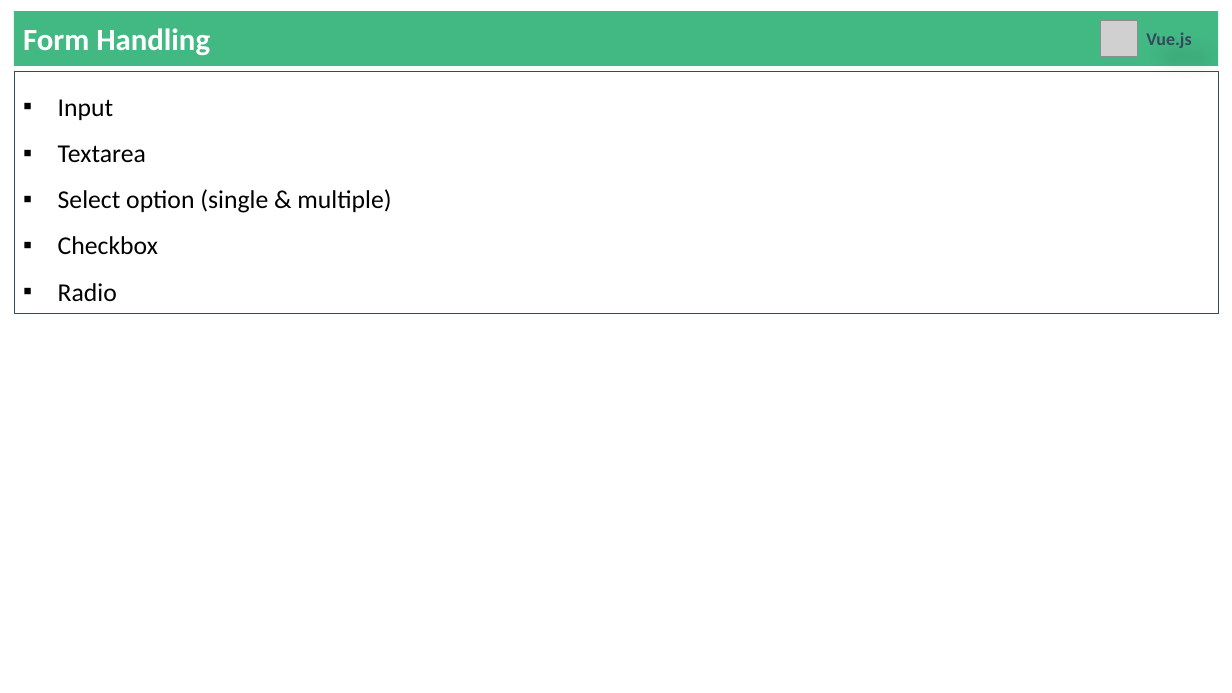
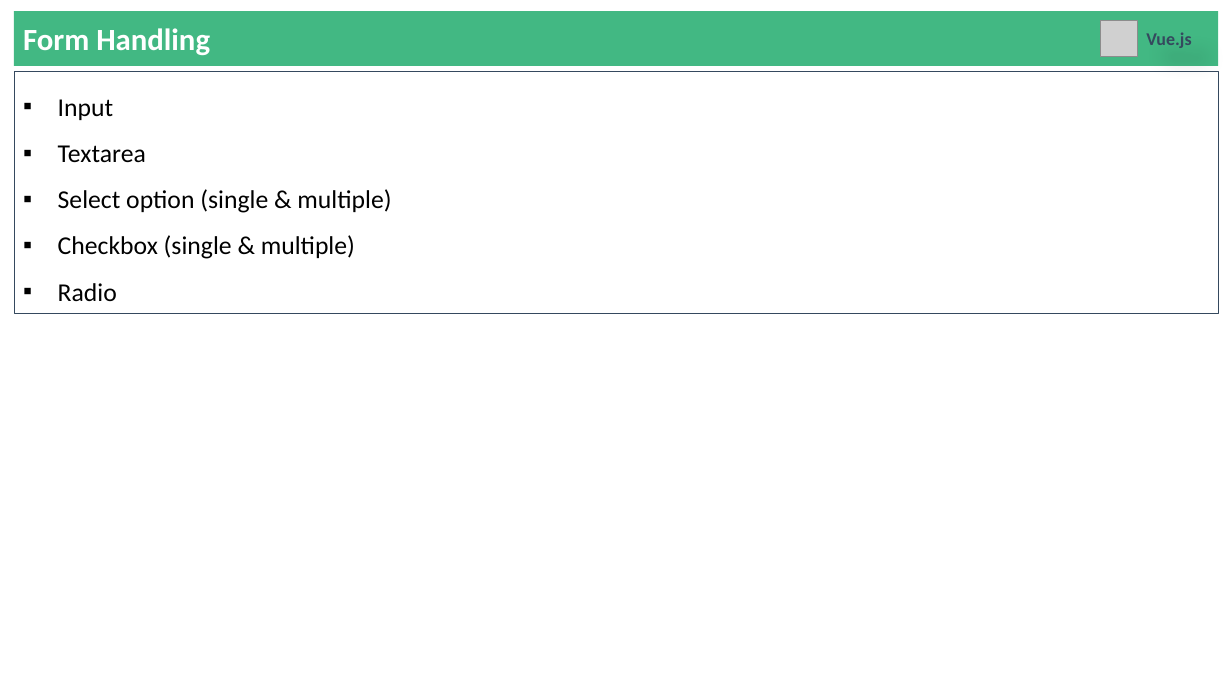
Before and after one commit to YeMyintSoeKMD/vue-creating, a slide deck: slide 35 of 9. Vue.js - Basic to Advance.pptx (slide 33 before the commit). Drawn at 1232x693 pixels with LibreOffice and Linux fonts; fonts in the diff are those of the drawing; grey boxes stand for pictures. Boxes give left, top, right and bottom in pixels: in the first picture for what was removed or moved away, otherwise in the second. Text is boxed around its words. In the diff, an @@ line names an element or a change of style, - is before the commit and + after.

```diff
--- a/9. Vue.js - Basic to Advance.pptx
+++ b/9. Vue.js - Basic to Advance.pptx
@@ text in rectangle at [58, 235, 355, 259]: text changed @@
-▪ Checkbox
+▪ Checkbox (single & multiple)
```
Also in this commit, not shown: 10 other slides changed, 7 slides added, 10 other files.
